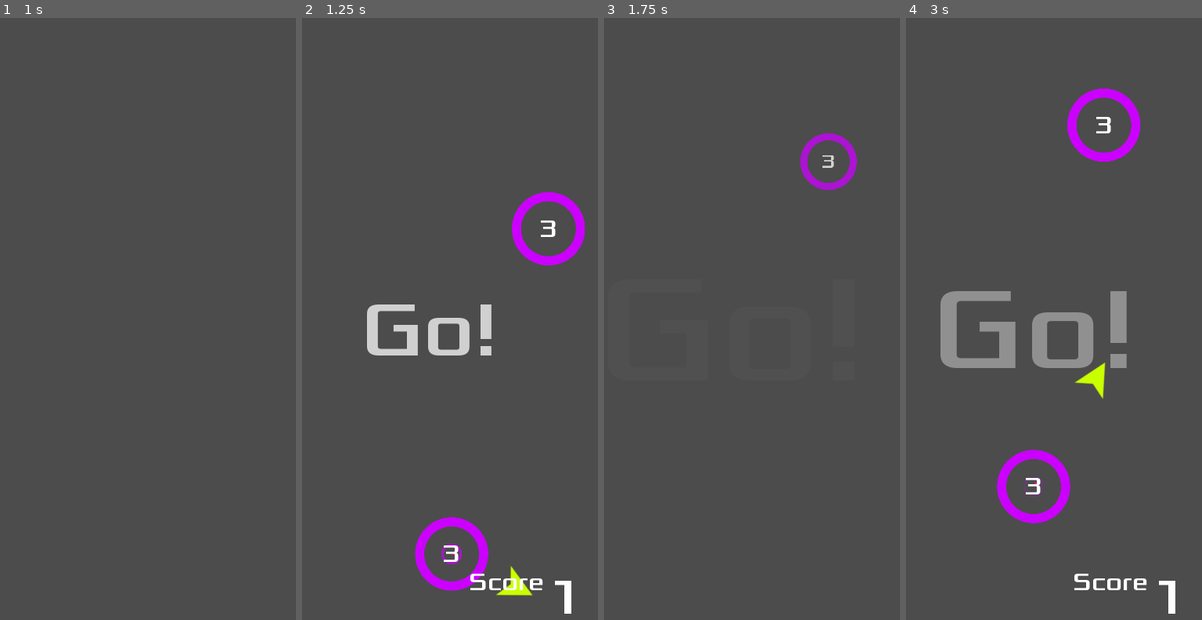
Above: before the commit, frames 1-4 (left to right).
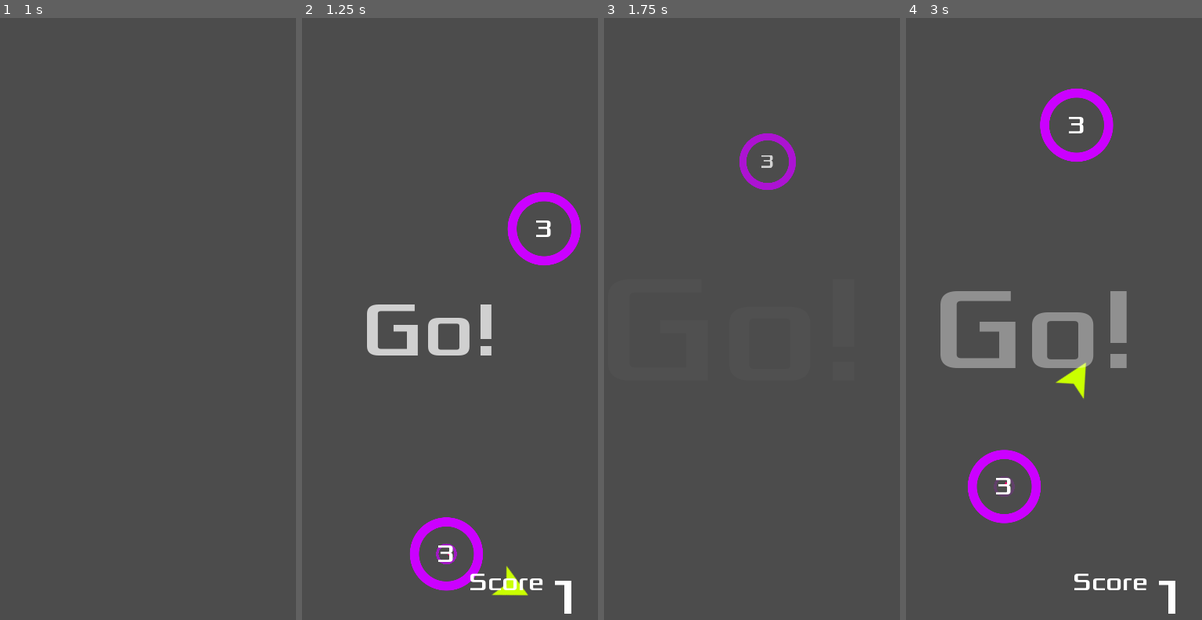
Above: after the commit, the same moments.

Repository: stewchan/circle-jump
Game: Godot game, scene res://objects/Main.tscn
Same seed, same stepped clock (60 frames per second), same inputs: the game is played once before the commit and once after it.
Inputs (mouse positions are in pixels of both pictures, inside the frame that each line leads up to):
- Up to frame 1 (1 s): click (59, 204) at 0.5 s
- Up to frame 2 (1.25 s): no input
- Up to frame 3 (1.75 s): move the mouse to (805, 300) at 1.27 s; click (805, 300) at 1.42 s
- Up to frame 4 (3 s): click (1071, 204) at 2 s; move the mouse to (965, 361) at 2.77 s; click (965, 361) at 2.92 s

Frame 1 is identical in both runs. In frame 2, 1.9% of the frame differs, in the area x 36-96%, y 28-96%; in frame 3, 1.4%; in frame 4, 4.4%, in the area x 20-80%, y 11-84%.
Error before the commit: Attempt to call function 'interpolate_property' in base 'null instance' on a null instance. (res://objects/Circle.gd:41)

Commit message:
Update Circle.tscn

Diff:
--- a/objects/Circle.tscn
+++ b/objects/Circle.tscn
@@ -188,3 +188,5 @@
 
 [node name="Beep" type="AudioStreamPlayer" parent="."]
 stream = ExtResource( 5 )
+
+[node name="MoveTween" type="Tween" parent="."]
